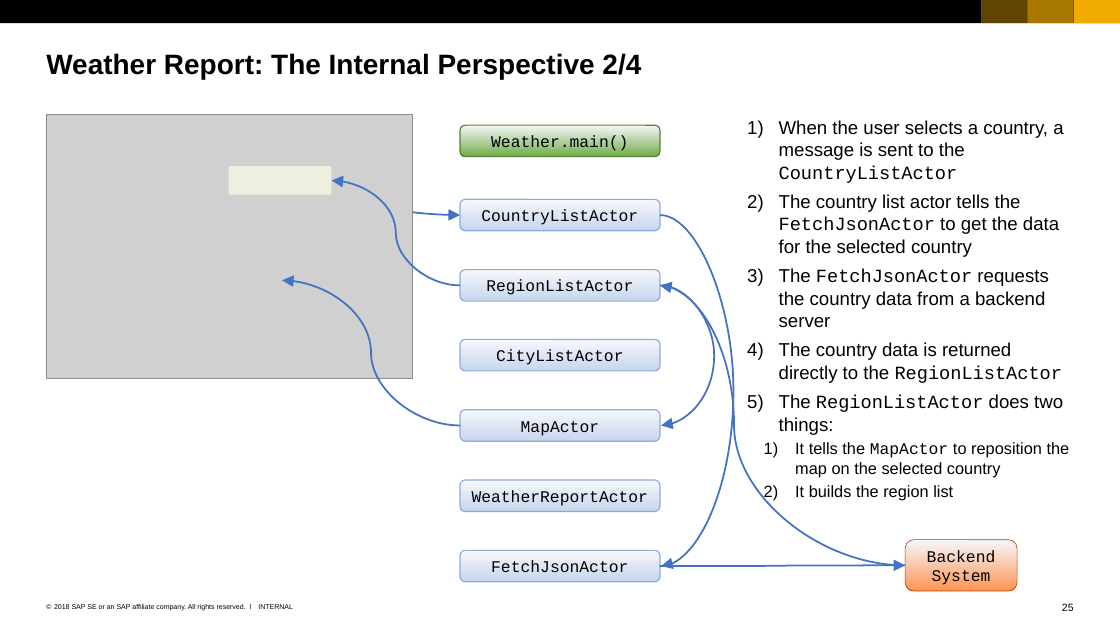
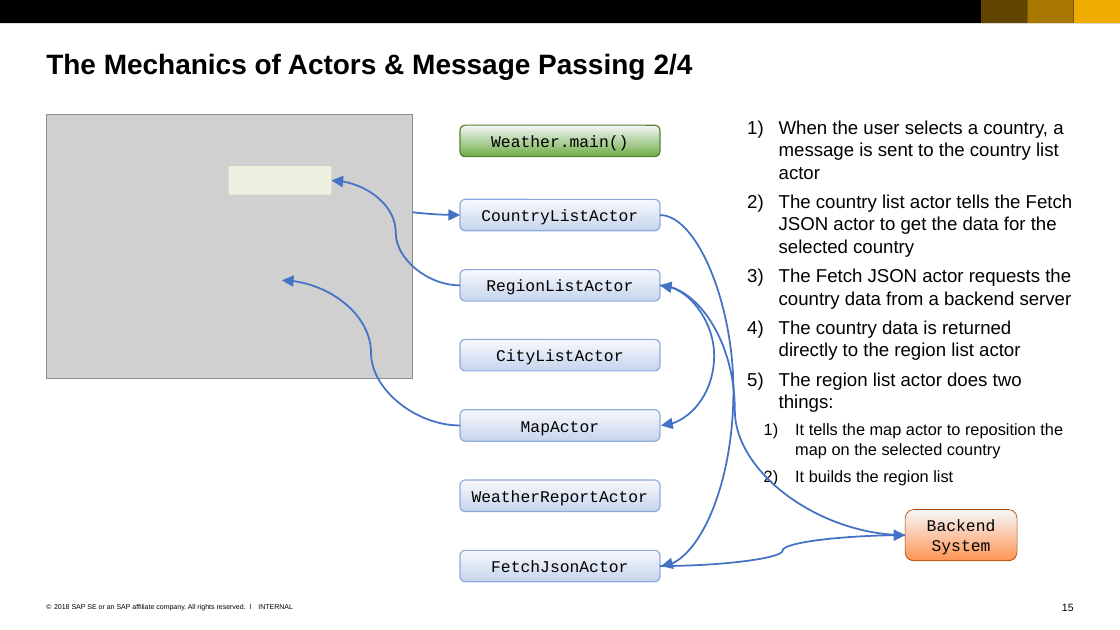
Before and after one commit to ChrisWhealy/WeatherDemo, a slide deck: slide 15 of documentation/Using the Actor Model.ppsx (slide 25 before the commit). Drawn at 1120x630 pixels with LibreOffice and Linux fonts; fonts in the diff are those of the drawing; grey boxes stand for pictures. Boxes give left, top, right and bottom in pixels: in the first picture for what was removed or moved away, otherwise in the second. Text is boxed around its words. In the diff, an @@ line names an element or a change of style, - is before the commit and + after.

```diff
--- a/documentation/Using the Actor Model.ppsx
+++ b/documentation/Using the Actor Model.ppsx
@@ title at (46, 53, 693, 79): text changed @@
-Weather Report: The Internal Perspective 2/4
+The Mechanics of Actors & Message Passing 2/4
@@ text at (779, 120, 1073, 459): text changed @@
-1) When the user selects a country, a message is sent to the CountryListActor
-2) The country list actor tells the FetchJsonActor to get the data for the selected country
-3) The FetchJsonActor requests the country data from a backend server
-4) The country data is returned directly to the RegionListActor
-5) The RegionListActor does two things:
-  1) It tells the MapActor to reposition the map on the selected country
+1) When the user selects a country, a message is sent to the country list actor
+2) The country list actor tells the Fetch JSON actor to get the data for the selected country
+3) The Fetch JSON actor requests the country data from a backend server
+4) The country data is returned directly to the region list actor
+5) The region list actor does two things:
+  1) It tells the map actor to reposition the map on the selected country
@@ curved arrow moved from (905, 565) - (660, 285) to (905, 535) - (660, 285) @@
@@ text at (795, 470, 953, 485): more space between paragraphs @@
@@ curved arrow moved from (905, 565) - (660, 566) to (905, 535) - (660, 566) @@
@@ rounded rectangle "Backend System": place and size @@
-rounded rectangle "Backend System" at (905, 540, 1017, 591)
+rounded rectangle "Backend System" at (905, 510, 1017, 561)
@@ page number at (1062, 603, 1074, 611): text changed @@
-25
+15
```
Also in this commit, not shown: 11 other slides changed, 8 slides removed, 3 other files.
